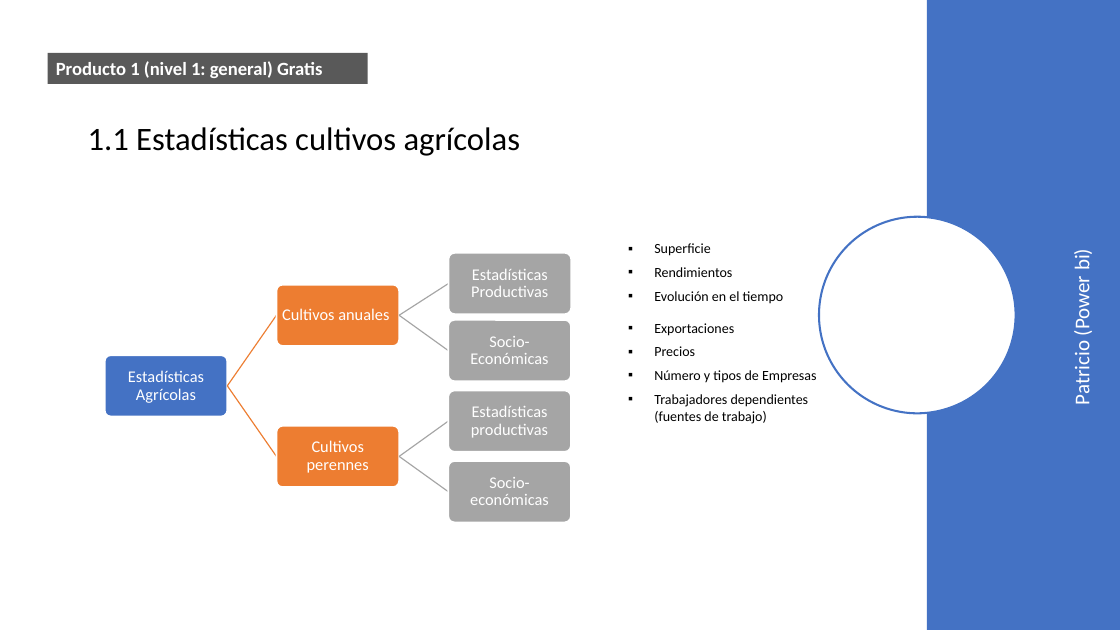
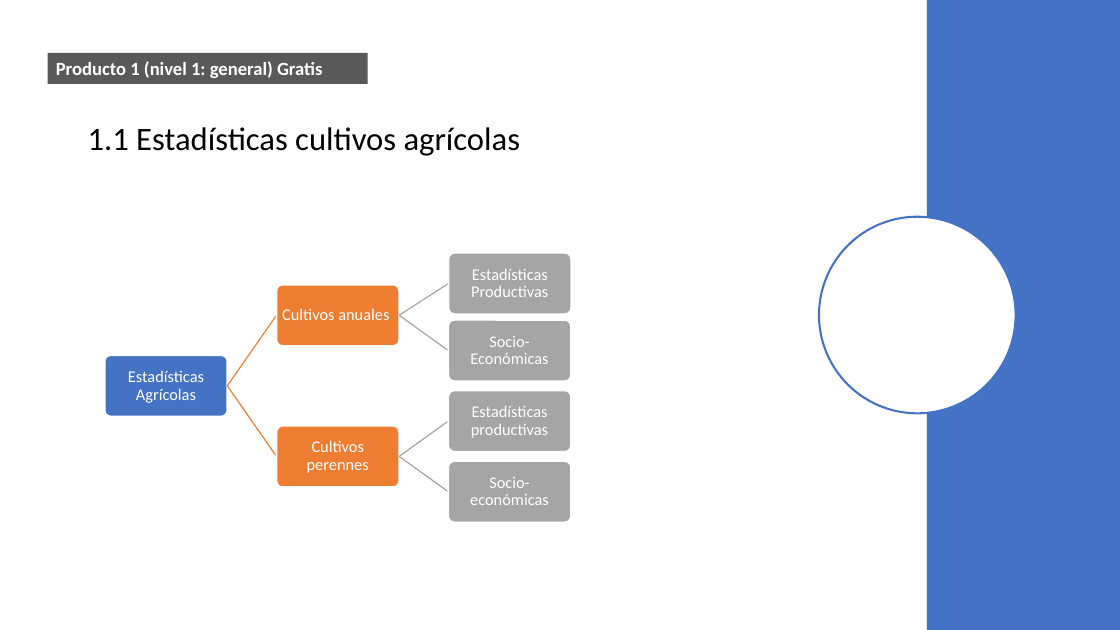
Before and after one commit to Sud-Austral/DATA-AGRO, a slide deck: slide 4 of Repositorio Agricultura/Para power bi/Chile/Agricola/Power Bi (variables a mostrar).pptx (slide 3 before the commit). Drawn at 1120x630 pixels with LibreOffice and Linux fonts; fonts in the diff are those of the drawing. Boxes give left, top, right and bottom in pixels: in the first picture for what was removed or moved away, otherwise in the second. Text is boxed around its words. In the diff, an @@ line names an element or a change of style, - is before the commit and + after.

```diff
--- a/Repositorio Agricultura/Para power bi/Chile/Agricola/Power Bi (variables a mostrar).pptx
+++ b/Repositorio Agricultura/Para power bi/Chile/Agricola/Power Bi (variables a mostrar).pptx
@@ text removed at (x1=654, y1=243, x2=784, y2=304) @@
-▪ Superficie
-▪ Rendimientos
-▪ Evolución en el tiempo
@@ text removed at (x1=1069, y1=251, x2=1095, y2=403) @@
-Patricio (Power bi)
@@ text removed at (x1=654, y1=323, x2=817, y2=424) @@
-▪ Exportaciones
-▪ Precios
-▪ Número y tipos de Empresas
-▪ Trabajadores dependientes (fuentes de trabajo)
```
Also in this commit, not shown: 8 other slides changed, 10 slides added, 2 slides removed, 18 other files.
